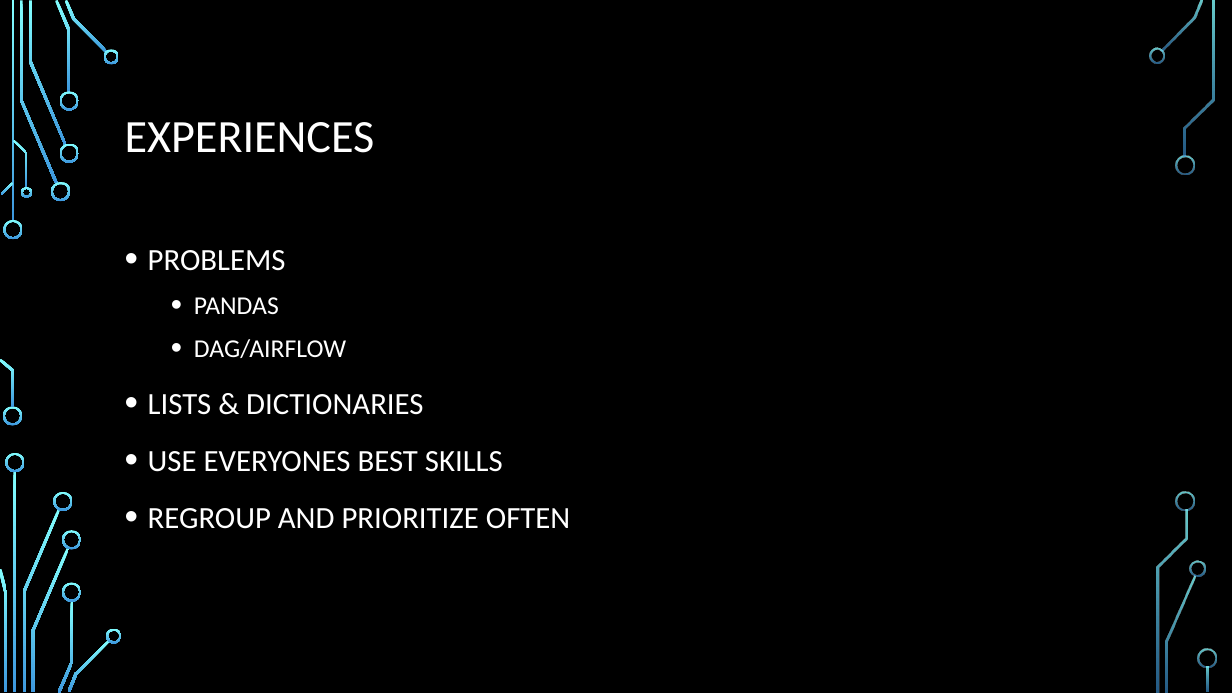
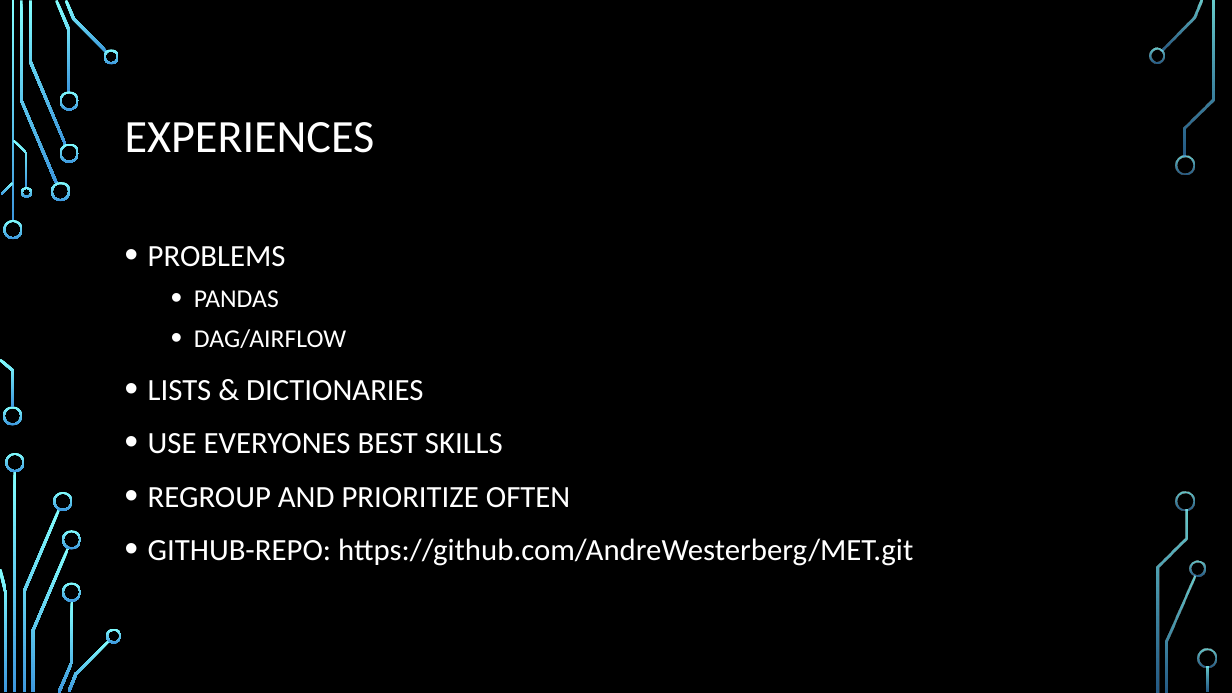
Before and after one commit to AndreWesterberg/MET, a slide deck: slide 9 of ETL_MINI-PROJECT.pptx (slide 6 before the commit). Drawn at 1232x693 pixels with LibreOffice and Linux fonts; fonts in the diff are those of the drawing; background and template pictures are left out. Boxes give left, top, right and bottom in pixels: in the first picture for what was removed or moved away, otherwise in the second. Text is boxed around its words. In the diff, an @@ line names an element or a change of style, - is before the commit and + after.

```diff
--- a/ETL_MINI-PROJECT.pptx
+++ b/ETL_MINI-PROJECT.pptx
@@ text at <box>148,246,570,508</box>: line spacing 1.2 to 1.1 @@
@@ text at <box>148,538,913,566</box>: paragraph added @@
+• GITHUB-REPO: https://github.com/AndreWesterberg/MET.git
```
Also in this commit, not shown: 3 slides added, 1 other file.
